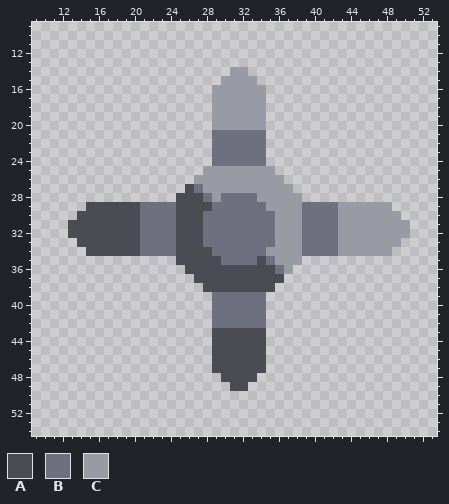
One commit to this pixel-art sprite: sprites/blocks/liquids/pump-fan.png. Above: the version before the commit.
The file is 64x64 pixels. Shown: x 9..53, y 9..54.
Palette (. is transparent): A #4a4b53  B #6e7080  C #989aa4
Pixels before, first column x 13:
14 ..................CC..................
15 .................CCCC.................
16 ................CCCCCC................
17 ................CCCCCC................
18 ................CCCCCC................
19 ................CCCCCC................
20 ................CCCCCC................
21 ................BBBBBB................
22 ................BBBBBB................
23 ................BBBBBB................
24 ................BBBBBB................
25 ...............CCCCCCCC...............
26 ..............CCCCCCCCCC..............
27 .............ABCCCCCCCCCC.............
28 ............AAABCBBBBCCCCC............
29 ..AAAAAABBBBAAAABBBBBBCCCCBBBBCCCCCC..
30 .AAAAAAABBBBAAABBBBBBBBCCCBBBBCCCCCCC.
31 AAAAAAAABBBBAAABBBBBBBBCCCBBBBCCCCCCCC
32 AAAAAAAABBBBAAABBBBBBBBCCCBBBBCCCCCCCC
33 .AAAAAAABBBBAAABBBBBBBBCCCBBBBCCCCCCC.
34 ..AAAAAABBBBAAAABBBBBBCCCCBBBBCCCCCC..
35 ............AAAAABBBBABCCC............
36 .............AAAAAAAAAABC.............
37 ..............AAAAAAAAAA..............
38 ...............AAAAAAAA...............
39 ................BBBBBB................
40 ................BBBBBB................
41 ................BBBBBB................
42 ................BBBBBB................
43 ................AAAAAA................
44 ................AAAAAA................
45 ................AAAAAA................
46 ................AAAAAA................
47 ................AAAAAA................
48 .................AAAA.................
49 ..................AA..................
Now the later version:
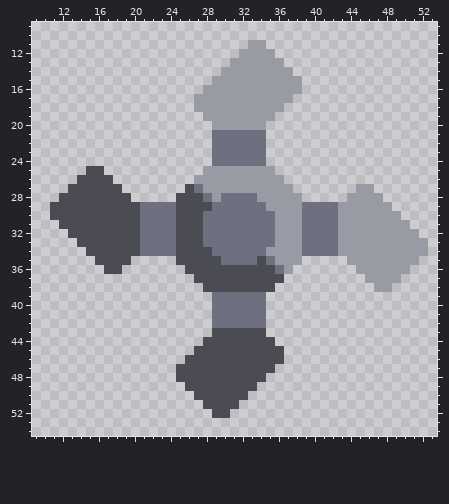
Change:
Changed rows in their new state; - is an unchanged pixel.
first column x 27:
11 ------CC----
12 -----CCCC---
13 ----CCCCCC--
14 ---C--CCCCC-
15 --C----CCCCC
16 -C------CCCC
17 CC------CCC-
18 CC------CC--
19 -C------C---
first column x 11:
25 ----AA------------------------------------
26 ---AAAA-----------------------------------
27 --AAAAAA--------------------------CC------
28 -AAAAAAAA------------------------CCCC-----
29 AAAA--------------------------------------
30 AAA---------------------------------------
31 -A----------------------------------------
32 ----------------------------------------C-
33 ---------------------------------------CCC
34 --------------------------------------CCCC
35 -----AAAA------------------------CCCCCCCC-
36 ------AA--------------------------CCCCCC--
37 -----------------------------------CCCC---
38 ------------------------------------CC----
first column x 25:
44 ---A------A-
45 --AA------AA
46 -AAA------AA
47 AAAA------A-
48 AAAAA----A--
49 -AAAAA--A---
50 --AAAAAA----
51 ---AAAA-----
52 ----AA------
Where, in picture pixels (left, top, right, bottom), the same in both pictures:
added: (194, 40, 302, 121)
added: (50, 166, 131, 274)
added: (347, 184, 383, 202)
added: (347, 229, 428, 292)
added: (176, 337, 284, 418)
